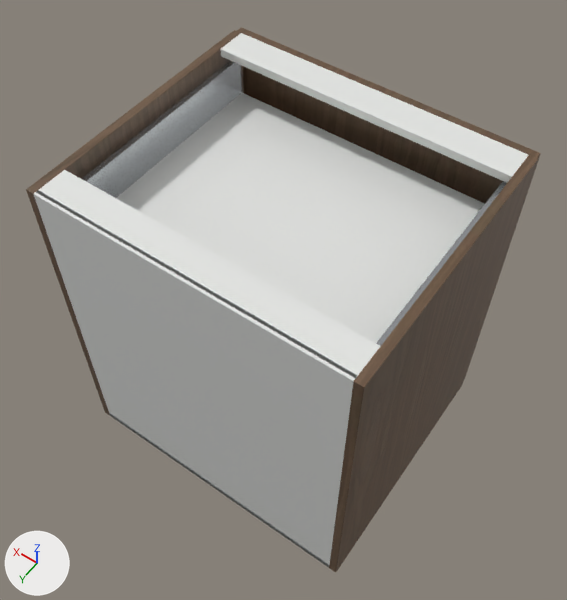
A saved change to the glTF model storefront/public/cabinet-inventory/models/oppein-pb-mso-b27.glb.
Before and after are seen from a 50 mm lens placed at (-0.249, 0.544, 1.828), pointed at (0.371, -0.324, 0.464). The lights are fixed; the arrows at lower left show +X, +Y and +Z. The picture after the commit comes second. Where no turn or scale is listed for an object, it has been applied to the vertices.

Objects in the first picture: 'Cabinet back', 'Cabinet side', 'Cabinet side.001', 'Drawer floor', 'Drawer front', 'Drawer side', 'Drawer side.001', 'Top support rail', 'Top support rail.001' and 2 more.
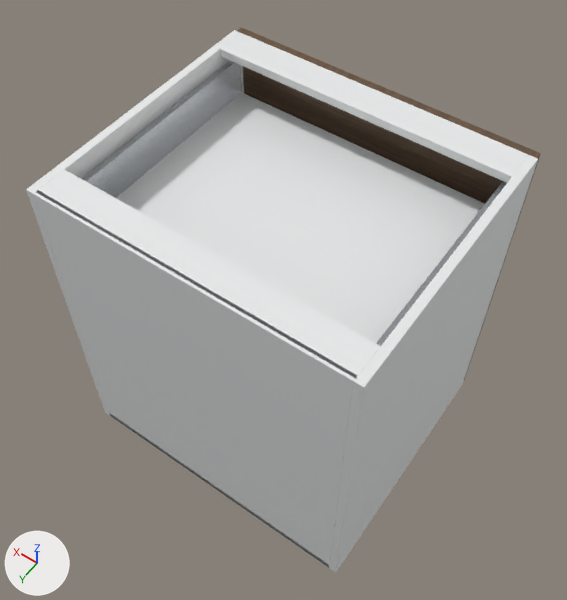
Changed parts and their boxes [x1, y1, x2, y2] in the pictures (567 x 600 px):
'Cabinet side', recoloured (lighter): [329, 155, 538, 572] in both
'Cabinet side.001', recoloured: [26, 30, 244, 415] in both

The change, as a list of edits to the scene's bpy script:
```text
Add mat_white_cabinet_carcass:
    mat_white_cabinet_carcass = principled_material('White cabinet carcass')
    mat_white_cabinet_carcass.base_color = (0.82, 0.83, 0.835)  # white #eaebec
    mat_white_cabinet_carcass.roughness = 0.48
Change me_cube:
    where me_cube.from_pydata(...)  # 56 vertices, 108 faces; spans x -0.009..0.009, y -0.293..0.293, z -0.381..0.381
    remove me_cube.materials.append(mat_supplier_finish___smoked_oak)
    add me_cube.materials.append(mat_white_cabinet_carcass)  # white #eaebec
Change me_cube_001:
    where me_cube_001.from_pydata(...)  # 56 vertices, 108 faces; spans x -0.009..0.009, y -0.293..0.293, z -0.381..0.381
    remove me_cube_001.materials.append(mat_supplier_finish___smoked_oak)
    add me_cube_001.materials.append(mat_white_cabinet_carcass)  # white #eaebec
```
